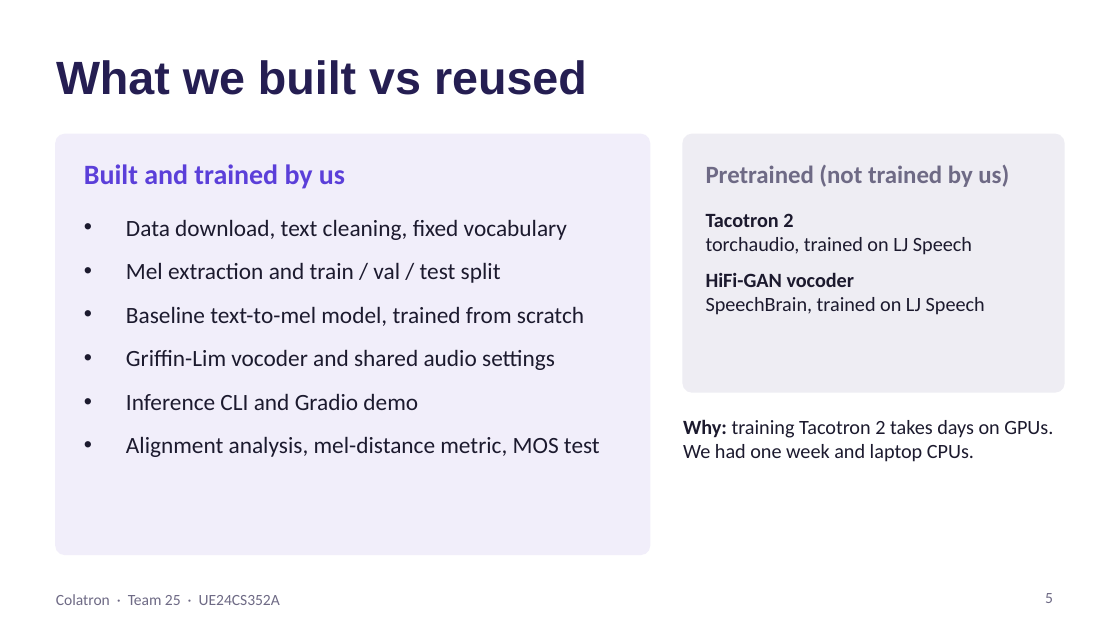
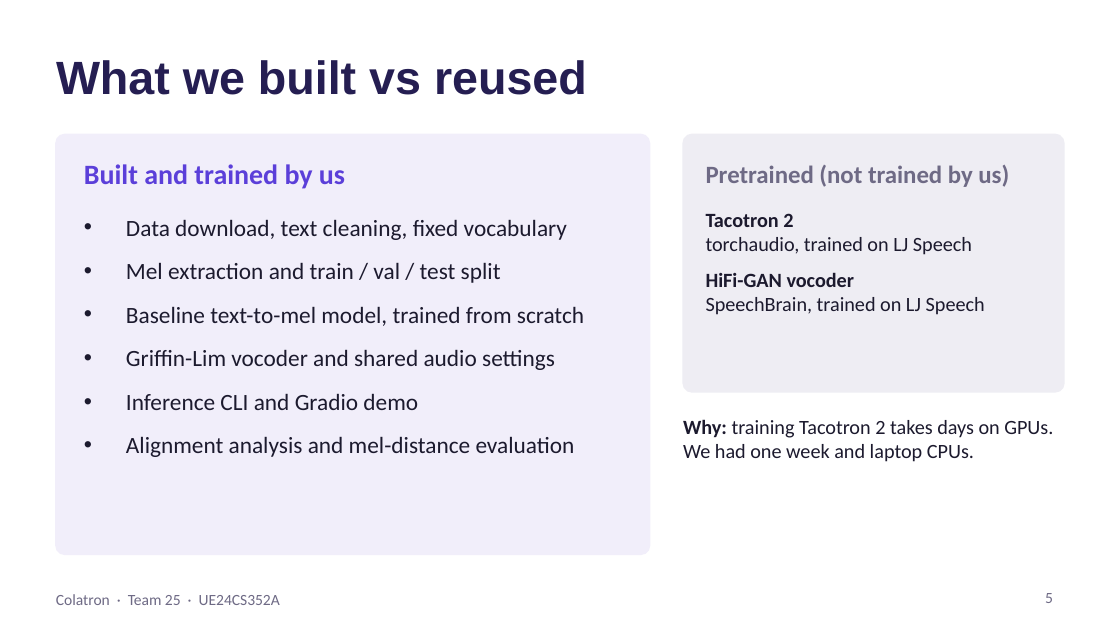
Before and after one commit to Mann0801/colatron-tts, a slide deck: slide 5 of report/Colatron_Slides.pptx. Drawn at 1120x630 pixels with LibreOffice and Linux fonts; fonts in the diff are those of the drawing. Boxes give left, top, right and bottom in pixels: in the first picture for what was removed or moved away, otherwise in the second. Text is boxed around its words. In the diff, an @@ line names an element or a change of style, - is before the commit and + after.

```diff
--- a/report/Colatron_Slides.pptx
+++ b/report/Colatron_Slides.pptx
@@ text at bbox=[126, 436, 575, 457]: text changed @@
-• Alignment analysis, mel-distance metric, MOS test
+• Alignment analysis and mel-distance evaluation
```
Also in this commit, not shown: 2 other slides changed, 1 slide added, 1 slide removed, 5 other files.
